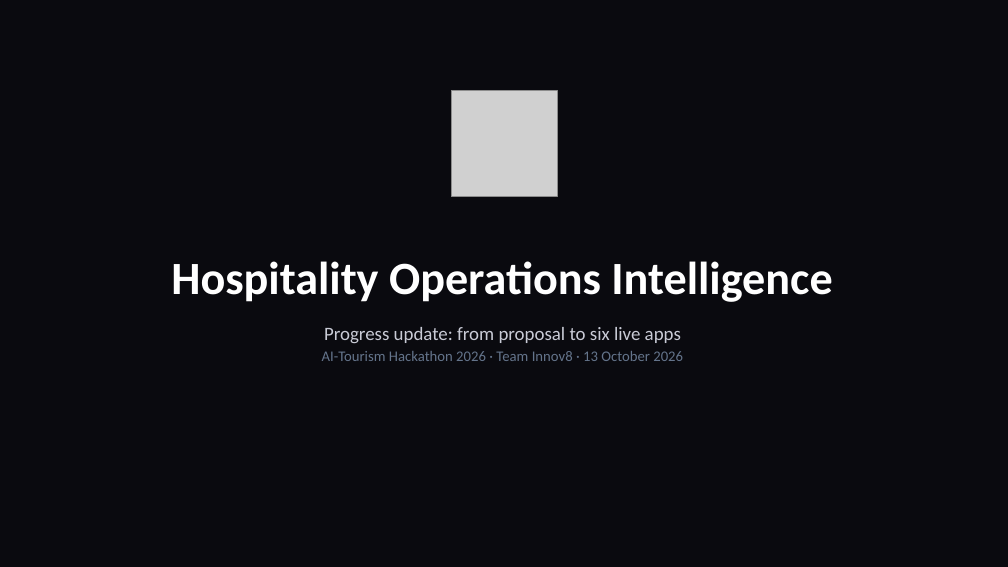
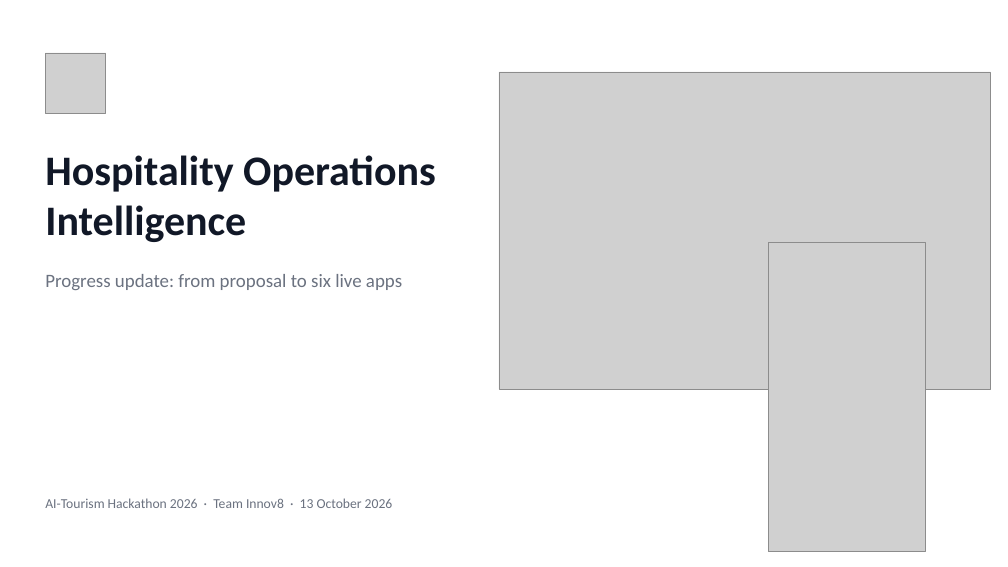
Before and after one commit to Ashu-Stark/Hospitality-, a slide deck: slide 1 of docs/HOI_Progress_Update.pptx. Drawn at 1008x567 pixels with LibreOffice and Linux fonts; fonts in the diff are those of the drawing; grey boxes stand for pictures. Boxes give left, top, right and bottom in pixels: in the first picture for what was removed or moved away, otherwise in the second. Text is boxed around its words. In the diff, an @@ line names an element or a change of style, - is before the commit and + after.

Commit message:
docs: progress deck v2 (30 slides, minimal, 25+ live screenshots)

```diff
--- a/docs/HOI_Progress_Update.pptx
+++ b/docs/HOI_Progress_Update.pptx
@@ background #0A0A0F to #FFFFFF @@
@@ picture: place and size @@
-picture at bbox=[451, 91, 557, 197]
+picture at bbox=[45, 53, 106, 113]
@@ picture added at bbox=[499, 72, 991, 389] @@
@@ text "Hospitality Operations Intelligence": place and size @@
-text "Hospitality Operations Intelligence" at bbox=[171, 261, 832, 302]
+text "Hospitality Operations Intelligence" at bbox=[45, 155, 436, 242]
@@ text "Hospitality Operations Intelligence" at bbox=[45, 155, 436, 242]: size 44 to 40 pt, text colour #FFFFFF to #111827; alignment centre to left; vertical alignment middle to top @@
@@ text "Progress update: from proposal to ...": place and size @@
-text "Progress update: from proposal to ..." at bbox=[322, 327, 683, 361]
+text "Progress update: from proposal to ..." at bbox=[45, 274, 402, 290]
@@ text "Progress update: from proposal to ..." at bbox=[45, 274, 402, 290]: text colour #C9CBD6 to #6B7280; alignment centre to left; less space between paragraphs @@
@@ picture added at bbox=[768, 242, 926, 552] @@
@@ text at bbox=[322, 351, 683, 361]: paragraph removed @@
-AI-Tourism Hackathon 2026 · Team Innov8 · 13 October 2026
@@ text added at bbox=[45, 498, 393, 508], 13 pt, text #6B7280 @@
+AI-Tourism Hackathon 2026 · Team Innov8 · 13 October 2026
```
Also in this commit, not shown: 9 other slides changed, 20 slides added, 6 slides removed.
